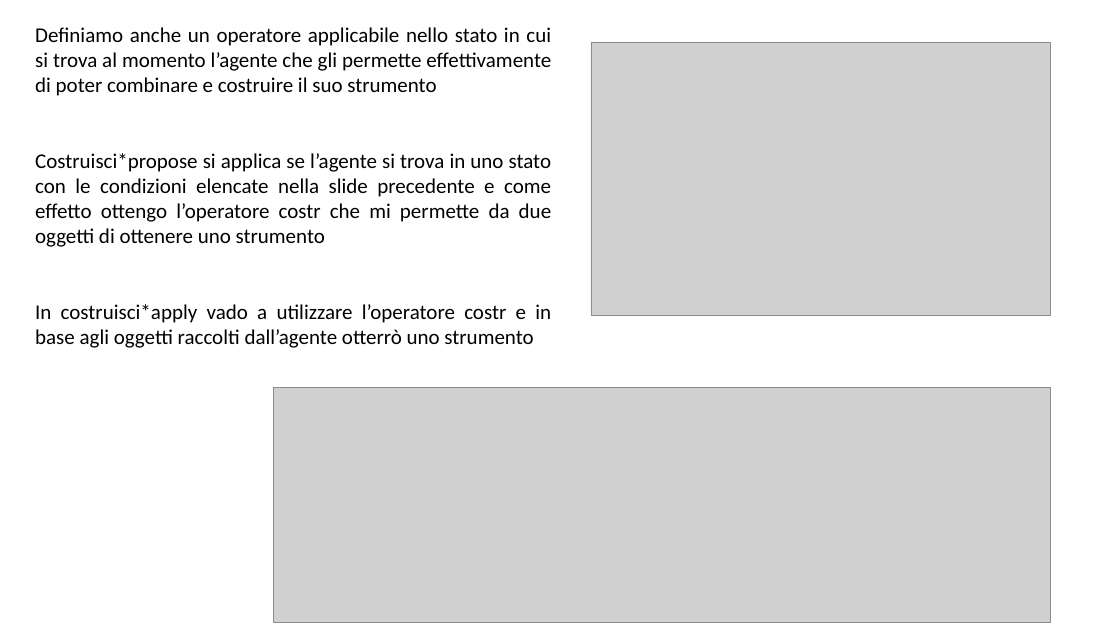
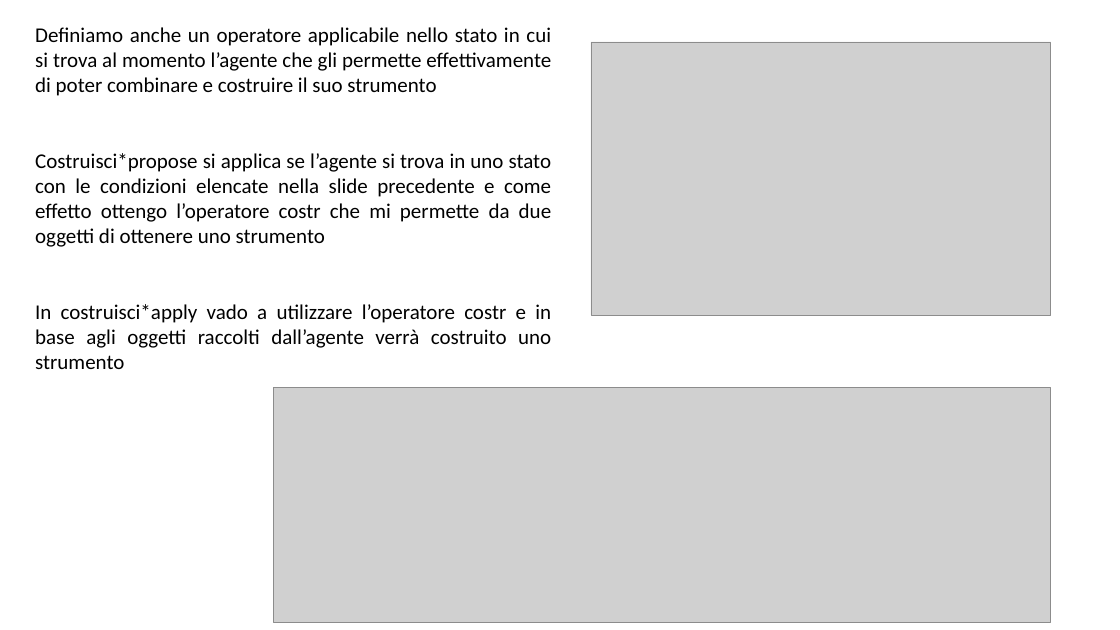
Before and after one commit to giargiapower/prolog-clingo-clips-soar, a slide deck: slide 4 of Presentazioni/Presentazione_soar.pptx. Drawn at 1120x630 pixels with LibreOffice and Linux fonts; fonts in the diff are those of the drawing; grey boxes stand for pictures. Boxes give left, top, right and bottom in pixels: in the first picture for what was removed or moved away, otherwise in the second. Text is boxed around its words. In the diff, an @@ line names an element or a change of style, - is before the commit and + after.

```diff
--- a/Presentazioni/Presentazione_soar.pptx
+++ b/Presentazioni/Presentazione_soar.pptx
@@ text at (x1=35, y1=304, x2=551, y2=369): text changed @@
-In costruisci*apply vado a utilizzare l’operatore costr e in base agli oggetti raccolti dall’agente otterrò uno strumento
+In costruisci*apply vado a utilizzare l’operatore costr e in base agli oggetti raccolti dall’agente verrà costruito uno strumento
```
Also in this commit, not shown: 7 other slides changed.
